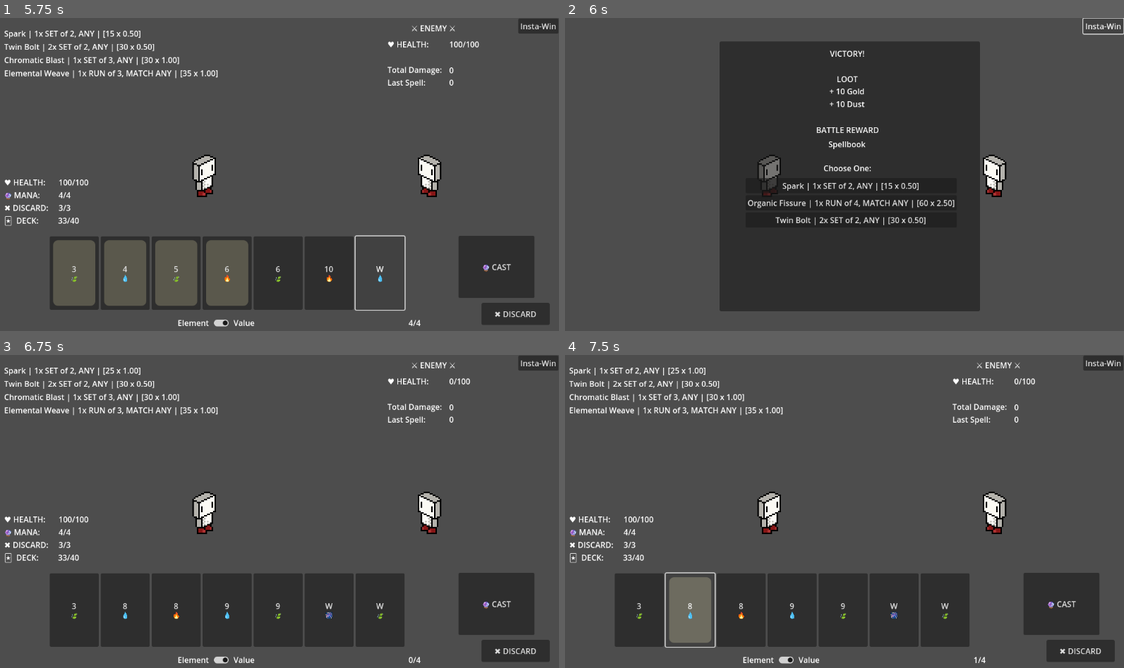
Above: before the commit, frames 1-4 (two rows, left to right).
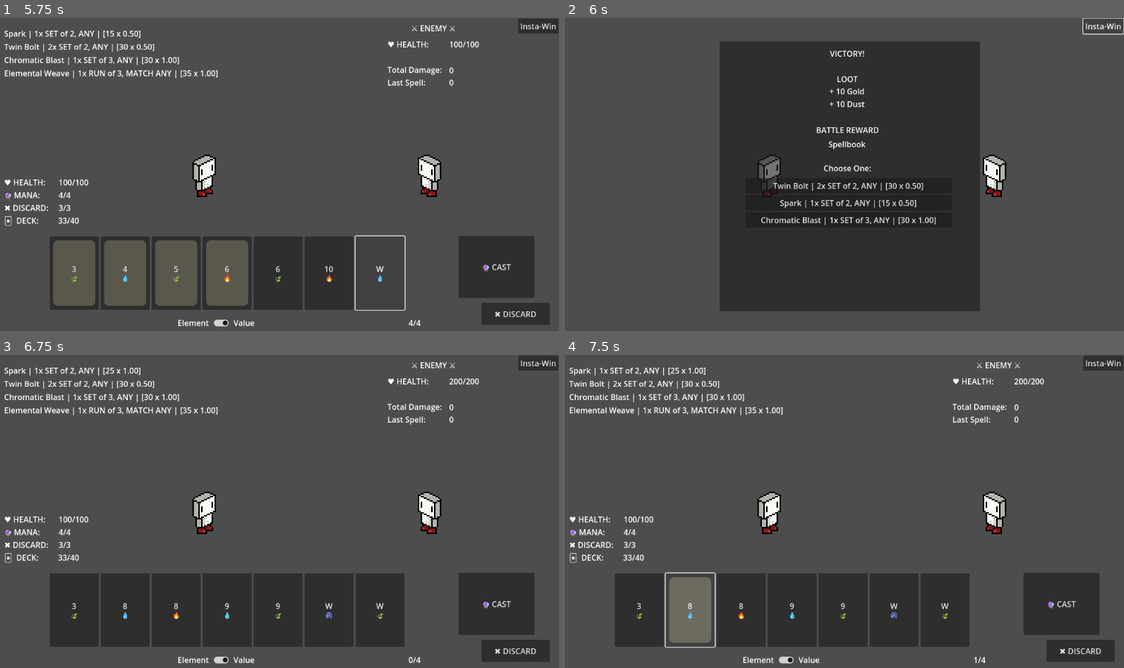
Above: after the commit, the same moments.

Repository: itsdotnickscott/wizard_card_game
Game: Godot game, scene res://scenes/battle.tscn
Same seed, same stepped clock (60 frames per second), same inputs: the game is played once before the commit and once after it.
Inputs:
- Up to frame 1 (5.75 s): click "3 🍃" at 0.5 s; click "4 💧" at 1.25 s; click "5 🍃" at 2 s; click "6 🔥" at 2.75 s; click "6 🍃" at 3.5 s; click "10 🔥" at 4.25 s; click "W 💧" at 5 s
- Up to frame 2 (6 s): click "Insta-Win" at 5.75 s
- Up to frame 3 (6.75 s): click "Spark | 1x SET of 2, ANY | [1…" at 6.5 s
- Up to frame 4 (7.5 s): click "8 💧" at 7.25 s

Frame 1 is identical in both runs. In frame 2, 1.2% of the frame differs, in the area x 32-70%, y 52-67%; in frame 3, less than 0.1%; in frame 4, less than 0.1%.

Commit message:
enemy attack
enemy attacks player in between each cast
running out of mana will result in damage penalty
player can now lose the game

Diff:
--- a/scenes/battle.tscn
+++ b/scenes/battle.tscn
@@ -1,15 +1,15 @@
-[gd_scene load_steps=6 format=3 uid="uid://co63ppggsddeu"]
+[gd_scene load_steps=8 format=3 uid="uid://co63ppggsddeu"]
 
 [ext_resource type="Script" path="res://scripts/battle.gd" id="1_3jwy8"]
 [ext_resource type="PackedScene" uid="uid://ds5bf8cdlryeg" path="res://scenes/battle_ui.tscn" id="1_ft7lq"]
 [ext_resource type="PackedScene" uid="uid://boqhagawdgoqv" path="res://scenes/player.tscn" id="2_0x600"]
 [ext_resource type="PackedScene" uid="uid://bfsu0cdf4p143" path="res://scenes/enemy.tscn" id="3_b0wen"]
 [ext_resource type="PackedScene" uid="uid://djq5yfcgvs60j" path="res://scenes/reward_ui.tscn" id="5_gdms4"]
+[ext_resource type="PackedScene" uid="uid://ms7b7vewq484" path="res://scenes/defeat_ui.tscn" id="6_pako5"]
+[ext_resource type="PackedScene" uid="uid://b3bc0c71i46go" path="res://scenes/escape_ui.tscn" id="6_pllud"]
 
 [node name="Battle" type="Node2D"]
 script = ExtResource("1_3jwy8")
-
-[node name="BattleUI" parent="." instance=ExtResource("1_ft7lq")]
 
 [node name="Player" parent="." instance=ExtResource("2_0x600")]
 position = Vector2(380, 270)
@@ -17,18 +17,38 @@
 [node name="Enemy" parent="." instance=ExtResource("3_b0wen")]
 position = Vector2(840, 270)
 
-[node name="RewardUI" parent="." instance=ExtResource("5_gdms4")]
+[node name="UserInterface" type="Control" parent="."]
+layout_mode = 3
+anchors_preset = 0
+offset_right = 40.0
+offset_bottom = 40.0
+
+[node name="BattleUI" parent="UserInterface" instance=ExtResource("1_ft7lq")]
+layout_mode = 1
+
+[node name="DefeatUI" parent="UserInterface" instance=ExtResource("6_pako5")]
 visible = false
+layout_mode = 1
 
-[node name="InstaWin" type="Button" parent="."]
+[node name="EscapeUI" parent="UserInterface" instance=ExtResource("6_pllud")]
+visible = false
+layout_mode = 1
+
+[node name="RewardUI" parent="UserInterface" instance=ExtResource("5_gdms4")]
+visible = false
+layout_mode = 1
+
+[node name="InstaWin" type="Button" parent="UserInterface"]
+layout_mode = 0
 offset_left = 1069.0
 offset_top = 1.0
 offset_right = 1151.0
 offset_bottom = 32.0
 text = "Insta-Win"
 
-[connection signal="cast" from="BattleUI" to="." method="cast_action"]
-[connection signal="discard" from="BattleUI" to="." method="discard_action"]
-[connection signal="sort_hand" from="BattleUI" to="." method="_on_battle_ui_sort_hand"]
-[connection signal="upgrade_spell" from="RewardUI" to="." method="_on_reward_ui_upgrade_spell"]
-[connection signal="pressed" from="InstaWin" to="." method="_on_insta_win_pressed"]
+[connection signal="cast" from="UserInterface/BattleUI" to="." method="cast_action"]
+[connection signal="discard" from="UserInterface/BattleUI" to="." method="discard_action"]
+[connection signal="sort_hand" from="UserInterface/BattleUI" to="." method="_on_battle_ui_sort_hand"]
+[connection signal="escape" from="UserInterface/EscapeUI" to="." method="_on_escape"]
+[connection signal="upgrade_spell" from="UserInterface/RewardUI" to="." method="_on_reward_ui_upgrade_spell"]
+[connection signal="pressed" from="UserInterface/InstaWin" to="." method="_on_insta_win_pressed"]
--- /dev/null
+++ b/scenes/defeat_ui.tscn
@@ -0,0 +1,26 @@
+[gd_scene format=3 uid="uid://ms7b7vewq484"]
+
+[node name="DefeatUI" type="Control"]
+layout_mode = 3
+anchors_preset = 15
+anchor_right = 1.0
+anchor_bottom = 1.0
+grow_horizontal = 2
+grow_vertical = 2
+
+[node name="DefeatPanel" type="Panel" parent="."]
+offset_left = 327.0
+offset_top = 48.0
+offset_right = 858.0
+offset_bottom = 163.0
+
+[node name="Label" type="Label" parent="DefeatPanel"]
+layout_mode = 0
+offset_left = 108.0
+offset_top = 13.0
+offset_right = 414.0
+offset_bottom = 270.0
+text = "DEFEAT!
+
+Game Over"
+horizontal_alignment = 1
--- /dev/null
+++ b/scenes/escape_ui.gd
@@ -0,0 +1,16 @@
+extends Control
+
+
+signal escape(val: int)
+
+
+var damage: int
+
+
+func set_escape_damage(val: int) -> void:
+	damage = val
+	get_node("EscapePanel/Escape").text = "Escape ( -%d Health )" % [val]
+
+
+func _on_escape_pressed() -> void:
+	escape.emit(damage)
--- /dev/null
+++ b/scenes/escape_ui.tscn
@@ -0,0 +1,38 @@
+[gd_scene load_steps=2 format=3 uid="uid://b3bc0c71i46go"]
+
+[ext_resource type="Script" path="res://scenes/escape_ui.gd" id="1_0rc1h"]
+
+[node name="EscapeUI" type="Control"]
+layout_mode = 3
+anchors_preset = 15
+anchor_right = 1.0
+anchor_bottom = 1.0
+grow_horizontal = 2
+grow_vertical = 2
+script = ExtResource("1_0rc1h")
+
+[node name="EscapePanel" type="Panel" parent="."]
+offset_left = 327.0
+offset_top = 48.0
+offset_right = 858.0
+offset_bottom = 171.0
+
+[node name="Label" type="Label" parent="EscapePanel"]
+layout_mode = 0
+offset_left = 108.0
+offset_top = 13.0
+offset_right = 414.0
+offset_bottom = 270.0
+text = "Out of Mana!
+
+"
+horizontal_alignment = 1
+
+[node name="Escape" type="Button" parent="EscapePanel"]
+offset_left = 178.0
+offset_top = 60.0
+offset_right = 341.0
+offset_bottom = 91.0
+text = "Escape ( -30 Health)"
+
+[connection signal="pressed" from="EscapePanel/Escape" to="." method="_on_escape_pressed"]
--- a/scripts/analysis.gd
+++ b/scripts/analysis.gd
@@ -19,9 +19,9 @@
 ## Prints out details of each [Spell] in [Analysis.spellbook] into the console.
 func analyze_spells(hand_size: int) -> void:
 	for spell in spellbook:
-		print("\n* -------------------------------------------------------------------- *\n")
 		print(get_spell_info(spell) + "\n")
 		sample_probabilities(spell, hand_size)
+		print("\n* -------------------------------------------------------------------- *\n")
 
 
 ## Simulates hands and prints the probability the drawn hand matches the given [param spell].
--- a/scripts/battle.gd
+++ b/scripts/battle.gd
@@ -1,13 +1,21 @@
 extends Node2D
+
+
+enum State {
+	PLAYER_CHOOSE, PLAYER_ANIMATION, ENEMY_ATTACK, OUTCOME, MAP
+}
 
 
 @onready var player: Player = get_node("Player")
 @onready var enemy: Enemy = get_node("Enemy")
 
-@onready var battle_ui: Control = get_node("BattleUI")
-@onready var reward_ui: Control = get_node("RewardUI")
+@onready var battle_ui: Control = get_node("UserInterface/BattleUI")
+@onready var reward_ui: Control = get_node("UserInterface/RewardUI")
+@onready var defeat_ui: Control = get_node("UserInterface/DefeatUI")
+@onready var escape_ui: Control = get_node("UserInterface/EscapeUI")
 
 
+var curr_state: State
 var total_dmg: float = 0.0
 
 
@@ -24,42 +32,94 @@
 func next_battle() -> void:
 	battle_ui.visible = true
 	reward_ui.visible = false
+	escape_ui.visible = false
+
+	# Basic enemy progression for now
+	enemy.max_health *= 2
+	enemy.health = enemy.max_health
+	enemy.attack += 10
 
 	start_battle()
 
 
 ## The [Player] draws to the [member Player.hand_limit] and sorts their [member Player.hand].
 func player_turn() -> void:
+	curr_state = State.PLAYER_CHOOSE
 	battle_ui.reset_selected_cards()
 	player.draw_to_limit()
 	Analysis.sort_cards(player.hand, battle_ui.sort_toggle.button_pressed)
 	battle_ui.update_display(player, enemy)
 
 
+func enemy_turn() -> void:
+	curr_state = State.ENEMY_ATTACK
+
+	var dmg := enemy.attack
+	player.take_dmg(dmg)
+
+	print("Player takes %d damage" % [dmg])
+
+	battle_ui.update_player_stats(player)
+
+	if player.health <= 0:
+		game_over()
+		return
+
+	player_turn()
+
+
 ## The [Player] uses the cast action.
 func cast_action(selected_cards: Array[Card]) -> void:
+	curr_state = State.PLAYER_ANIMATION
 	var spell := player.cast_cards(selected_cards)
 
 	if spell == null:
 		print("No spell found!")
 	else:
 		var dmg := Analysis.calc_dmg(selected_cards, spell)
-		print(spell.name + " - ", dmg)
 		enemy.take_dmg(dmg)
 		total_dmg += dmg
 
-		if enemy.health < 0:
+		print("Enemy takes %d damage (%s)" % [dmg, spell.name])
+
+		if enemy.health <= 0:
 			battle_end()
+			return
 
 		battle_ui.update_enemy_stats(enemy, dmg, total_dmg)
 
-	player_turn()
+	if player.mana == 0:
+		out_of_mana()
+		return
+
+	enemy_turn()
 
 
 ## The [Player] uses the discard action.
 func discard_action(selected_cards: Array[Card]) -> void:
 	player.discard_cards(selected_cards)
 	player_turn()
+
+
+func battle_end():
+	curr_state = State.OUTCOME
+	reward_ui.set_rewards(Reward.get_random_reward())
+	reward_ui.visible = true
+	battle_ui.visible = false
+
+
+
+func out_of_mana():
+	curr_state = State.OUTCOME
+	escape_ui.set_escape_damage(enemy.attack * 3)
+	escape_ui.visible = true
+	battle_ui.visible = false
+
+
+func game_over() -> void:
+	curr_state = State.OUTCOME
+	defeat_ui.visible = true
+	battle_ui.visible = false
 
 
 func _ready() -> void:
@@ -77,7 +137,7 @@
 
 
 func _on_reward_ui_upgrade_spell(spell: Spell) -> void:
-	player.upgrade_spell(spell)
+	player.level_up_spell(spell)
 	next_battle()
 
 
@@ -85,7 +145,13 @@
 	enemy.health = 0
 	battle_end()
 
-func battle_end():
-	reward_ui.visible = true
-	battle_ui.visible = false
-	reward_ui.set_rewards(Reward.get_random_rewards(3, Reward.Type.TOME))
+
+func _on_escape(dmg: int):
+	player.take_dmg(dmg)
+	print("Player escapes and takes %d damage" % [dmg])
+
+	if player.health <= 0:
+		game_over()
+		return
+
+	next_battle()
--- a/scripts/enemy.gd
+++ b/scripts/enemy.gd
@@ -3,6 +3,7 @@
 
 var max_health: int = 100
 var health: int = max_health
+var attack: int = 0
 
 
 func take_dmg(val: float):
--- a/scripts/player.gd
+++ b/scripts/player.gd
@@ -93,14 +93,19 @@
 	deck.shuffle()
 
 
-func upgrade_spell(new_spell: Spell) -> void:
+func take_dmg(val: float):
+	# Currently just rounding down and ignoring floating value
+	health -= int(val)
+
+
+func level_up_spell(spell_to_lvl: Spell) -> void:
 	for spell in spellbook:
-		if spell.name == new_spell.name:
+		if spell == spell_to_lvl:
 			spell.multi += 0.5
 			spell.base += 10
 			return
 
-	spellbook.append(new_spell)
+	spellbook.append(spell_to_lvl)
 
 
 ## Returns a 30-card_scene [Deck], with three of each value (2-10), and a Face card (W)
--- a/scripts/reward.gd
+++ b/scripts/reward.gd
@@ -64,30 +64,46 @@
 }
 
 enum Type {
-	TOME,
+	NONE=-1, TOME,
+}
+
+enum Tome {
+	SPELLBOOK,
 }
 
 
-static func get_random_reward(type: Type) -> Variant:
+static func get_random_reward(type: Type=Type.NONE) -> Dictionary:
 	var rng := RandomNumberGenerator.new()
+
+	if type == Type.NONE:
+		var choice = rng.randf_range(0.0, 100.0)
+
+		if choice < 100.0:
+			type = Type.TOME
 
 	match type:
 		Type.TOME:
-			return get_random_tome(rng)
+			return { Type.TOME: get_random_tome(rng) }
 		_:
-			return null
+			return { }
 
 
-static func get_random_rewards(quantity: int, type: Type) -> Dictionary:
-	var choices := {}
-	while choices.size() < quantity:
-		var reward = get_random_reward(type)
-		if not reward.name in choices.keys():
-			choices[reward.name] = reward
-	return choices
+static func get_random_tome(rng: RandomNumberGenerator) -> Array:
+	var tome := []
+	var choice := rng.randi_range(0, Tome.size() - 1)
+	var size := 3
+
+	match choice:
+		Tome.SPELLBOOK:
+			while tome.size() < size:
+				var spell = get_random_spell(rng)
+				if not (spell in tome):
+					tome.append(spell)
+
+	return tome
 
 
-static func get_random_tome(rng: RandomNumberGenerator) -> Spell:
+static func get_random_spell(rng: RandomNumberGenerator) -> Spell:
 	var random := rng.randf_range(0.0, 100.0)
 	var spells := Spell.get_all_spells()
 	var choices := []
--- a/scripts/reward_ui.gd
+++ b/scripts/reward_ui.gd
@@ -18,14 +18,17 @@
 		choices_ui.remove_child(child)
 
 	# Create new labels for each spell
-	for reward in rewards.values():
-		var button := Button.new()
+	for i in range(rewards.size()):
+		match rewards.keys()[i]:
+			Reward.Type.TOME:
+				for reward in rewards.values()[i]:
+					var button := Button.new()
 
-		if reward is Spell:
-			button.text = Analysis.get_spell_info(reward)
-			button.pressed.connect(_on_reward_chosen.bind(reward))
+					if reward is Spell:
+						button.text = Analysis.get_spell_info(reward)
+						button.pressed.connect(_on_reward_chosen.bind(reward))
 
-		choices_ui.add_child(button)
+					choices_ui.add_child(button)
 
 
 func _on_reward_chosen(reward: Variant):
--- a/scripts/spell.gd
+++ b/scripts/spell.gd
@@ -3,6 +3,69 @@
 
 enum RankCombo { SET, RUN, ANY }
 enum ElemCombo { ANY, MATCH_ANY }
+
+
+static var _library = {
+	"spark": Spell.new(
+		"Spark", Reward.Rarity.COMMON,
+		[Spell.RankCombo.SET], [Spell.ElemCombo.ANY],
+		[2], [1], 15, 0.5
+	),
+
+	"bolt": Spell.new(
+		"Twin Bolt", Reward.Rarity.COMMON,
+		[Spell.RankCombo.SET], [Spell.ElemCombo.ANY],
+		[2], [2], 30, 0.5
+	),
+
+	"blast": Spell.new(
+		"Chromatic Blast", Reward.Rarity.COMMON,
+		[Spell.RankCombo.SET], [Spell.ElemCombo.ANY],
+		[3], [1], 30, 1.0
+	),
+
+	"weave": Spell.new(
+		"Elemental Weave", Reward.Rarity.COMMON,
+		[Spell.RankCombo.RUN], [Spell.ElemCombo.MATCH_ANY],
+		[3], [1], 35, 1.0
+	),
+
+	"thread": Spell.new(
+		"Unstable Thread", Reward.Rarity.COMMON,
+		[Spell.RankCombo.RUN], [Spell.ElemCombo.ANY],
+		[5], [1], 30, 1.0
+	),
+
+	"chaos": Spell.new(
+		"Ray of Chaos", Reward.Rarity.UNCOMMON,
+		[Spell.RankCombo.SET, Spell.RankCombo.SET], [Spell.ElemCombo.ANY, Spell.ElemCombo.ANY],
+		[3, 2], [1, 1], 40, 1.5
+	),
+
+	"takeover": Spell.new(
+		"Natural Takeover", Reward.Rarity.UNCOMMON,
+		[Spell.RankCombo.ANY], [Spell.ElemCombo.MATCH_ANY],
+		[5], [1], 50, 2.0
+	),
+
+	"fissure": Spell.new(
+		"Organic Fissure", Reward.Rarity.UNCOMMON,
+		[Spell.RankCombo.RUN], [Spell.ElemCombo.MATCH_ANY],
+		[4], [1], 60, 2.5
+	),
+
+	"purge": Spell.new(
+		"Ultimate Purge", Reward.Rarity.RARE,
+		[Spell.RankCombo.SET], [Spell.ElemCombo.ANY],
+		[4], [1], 70, 3.0
+	),
+
+	"rapture": Spell.new(
+		"Intense Rapture", Reward.Rarity.RARE,
+		[Spell.RankCombo.RUN], [Spell.ElemCombo.MATCH_ANY],
+		[5], [1], 80, 4.0
+	),
+}
 
 
 var name: String
@@ -51,80 +114,15 @@
 
 
 static func get_spell_library() -> Dictionary:
-	return {
-		"spark": Spell.new(
-			"Spark", Reward.Rarity.COMMON,
-			[Spell.RankCombo.SET], [Spell.ElemCombo.ANY],
-			[2], [1], 15, 0.5
-		),
-
-		"bolt": Spell.new(
-			"Twin Bolt", Reward.Rarity.COMMON,
-			[Spell.RankCombo.SET], [Spell.ElemCombo.ANY],
-			[2], [2], 30, 0.5
-		),
-
-		"blast": Spell.new(
-			"Chromatic Blast", Reward.Rarity.COMMON,
-			[Spell.RankCombo.SET], [Spell.ElemCombo.ANY],
-			[3], [1], 30, 1.0
-		),
-
-		"weave": Spell.new(
-			"Elemental Weave", Reward.Rarity.COMMON,
-			[Spell.RankCombo.RUN], [Spell.ElemCombo.MATCH_ANY],
-			[3], [1], 35, 1.0
-		),
-
-		"thread": Spell.new(
-			"Unstable Thread", Reward.Rarity.COMMON,
-			[Spell.RankCombo.RUN], [Spell.ElemCombo.ANY],
-			[5], [1], 30, 1.0
-		),
-
-		"chaos": Spell.new(
-			"Ray of Chaos", Reward.Rarity.UNCOMMON,
-			[Spell.RankCombo.SET, Spell.RankCombo.SET], [Spell.ElemCombo.ANY, Spell.ElemCombo.ANY],
-			[3, 2], [1, 1], 40, 1.5
-		),
-
-		"takeover": Spell.new(
-			"Natural Takeover", Reward.Rarity.UNCOMMON,
-			[Spell.RankCombo.ANY], [Spell.ElemCombo.MATCH_ANY],
-			[5], [1], 50, 2.0
-		),
-
-		"fissure": Spell.new(
-			"Organic Fissure", Reward.Rarity.UNCOMMON,
-			[Spell.RankCombo.RUN], [Spell.ElemCombo.MATCH_ANY],
-			[4], [1], 60, 2.5
-		),
-
-		"purge": Spell.new(
-			"Ultimate Purge", Reward.Rarity.RARE,
-			[Spell.RankCombo.SET], [Spell.ElemCombo.ANY],
-			[4], [1], 70, 3.0
-		),
-
-		"rapture": Spell.new(
-			"Intense Rapture", Reward.Rarity.RARE,
-			[Spell.RankCombo.RUN], [Spell.ElemCombo.MATCH_ANY],
-			[5], [1], 80, 4.0
-		),
-	}
+	return _library
 
 
-static func get_all_spells() -> Array[Spell]:
-	var spells: Array[Spell] = []
-	for spell in get_spell_library().values():
-		spells.append(spell)
-	return spells
+static func get_all_spells() -> Array:
+	return _library.values()
 
 
 static func get_from_id(id: String) -> Spell:
-	var lib = get_spell_library()
-
-	if lib.has(id):
-		return lib[id]
+	if _library.has(id):
+		return _library[id]
 	else:
 		return null
--- /dev/null
+++ b/scripts/upgrade.gd
@@ -0,0 +1 @@
+class_name Upgrade extends Resource
